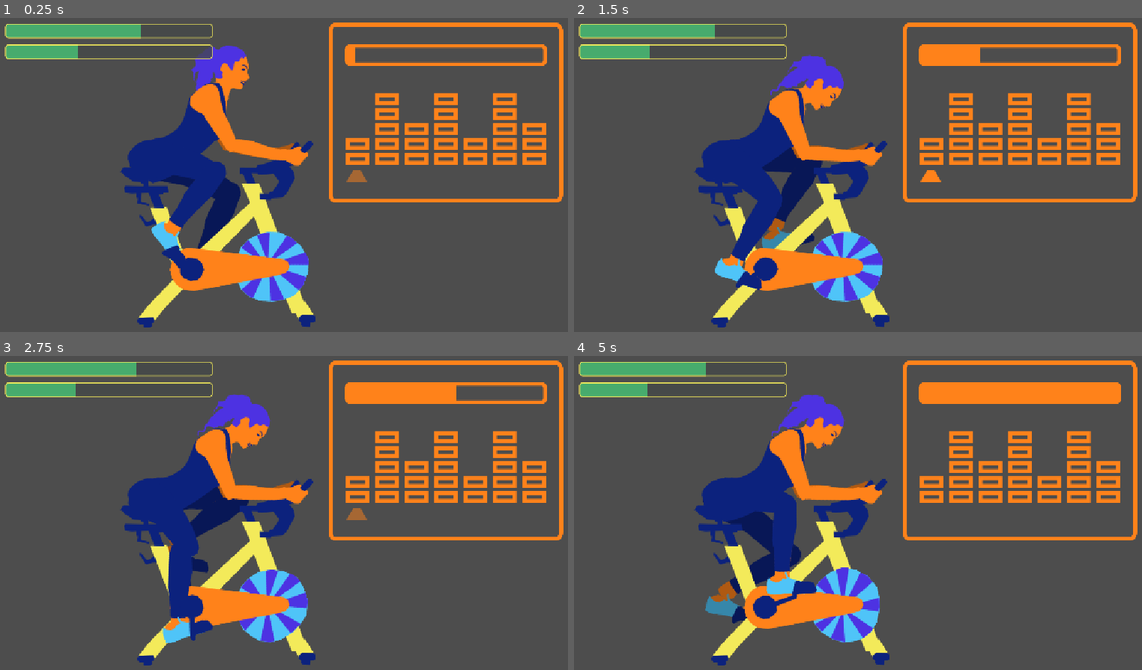
Above: before the commit, frames 1-4 (two rows, left to right).
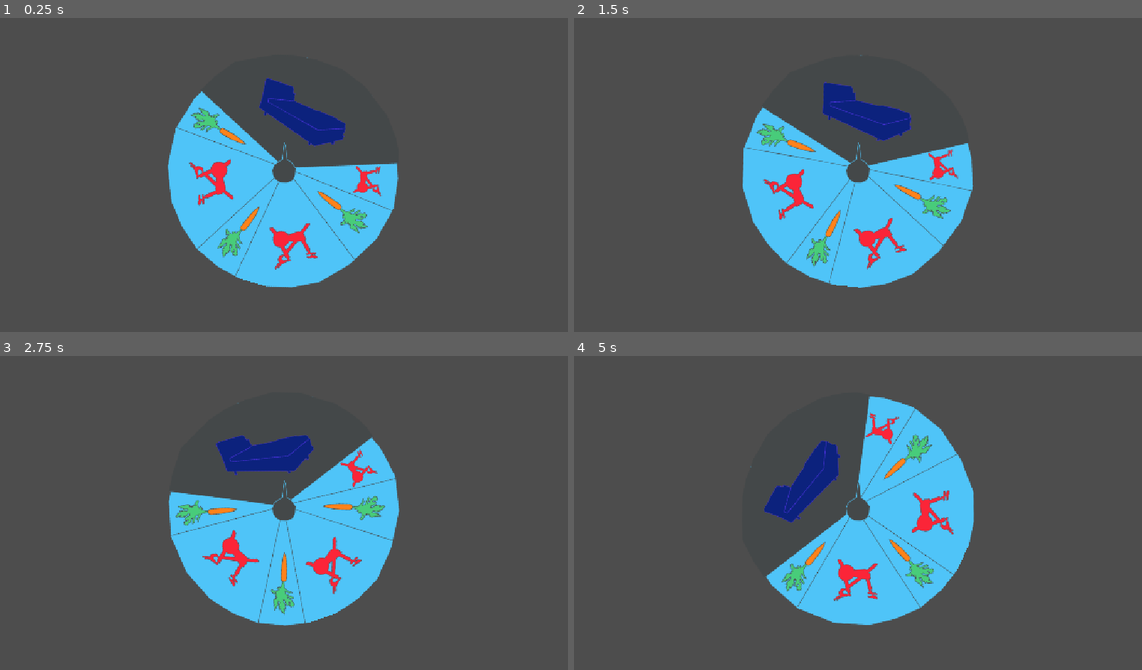
Above: after the commit, the same moments.

Repository: local-minimum/The-Vicious-Cycle
Game: Godot game, scene res://levels/passage_of_time/passage_of_time.tscn
Two runs of this game, one before a commit and one after it. Both use one fixed random seed, a clock stepped at 60 frames per second and the inputs below. Before the commit the project starts from res://levels/spinning/spinning.tscn.
Inputs (mouse positions are in pixels of both pictures, inside the frame that each line leads up to):
- Up to frame 1 (0.25 s): no input
- Up to frame 2 (1.5 s): tap Enter at 0.5 s; move the mouse to (988, 153) at 0.52 s; hold D (pedal_right) 0.53-1.28 s; tap Ctrl at 0.6 s; click (988, 153) at 0.67 s; tap Space at 0.77 s; move the mouse to (738, 187) at 1.27 s; hold S from 1.28 s (still down); tap Q at 1.35 s
- Up to frame 3 (2.75 s): tap Space at 1.52 s; move the mouse to (346, 434) at 2.02 s; release S at 2.03 s; hold D (pedal_right) from 2.03 s (still down); tap Delete at 2.1 s
- Up to frame 4 (5 s): move the mouse to (829, 575) at 2.77 s; release D (pedal_right) at 2.78 s; hold W 2.78-3.53 s; tap E at 2.85 s; click (829, 575) at 2.92 s; tap Space at 3.02, 3.77, 4.52 s; move the mouse to (1039, 560) at 3.52 s; hold A (pedal_left) from 3.53 s (still down); tap Enter at 3.6 s; move the mouse to (676, 459) at 4.27 s; tap Keypad Enter at 4.35 s

The runs differ from the first frame. In frame 1, 30% of the frame differs, in the area x 0-100%, y 1-99%; in frame 2, 31%; in frame 3, 32%; in frame 4, 34%.

Commit message:
Fix time progression troubles

Diff:
--- a/levels/passage_of_time/time_wheel.gd
+++ b/levels/passage_of_time/time_wheel.gd
@@ -33,9 +33,18 @@
     if GlobalStateVicious.time_checkpoint < _PT_WAKUP_FIRST_EXERCISE:
         _wheel.rotation_degrees = _first_day_angle_start
     else:
-        _wheel.rotation_degrees = _checkpoint_time_angles[posmod(GlobalStateVicious.time_checkpoint - 1, 10)]
-    _night_line.visible = false
-    _night_exercise.visible = false
+        _wheel.rotation_degrees = _checkpoint_time_angles[GlobalStateVicious.time_checkpoint]
+
+    if GlobalStateVicious.time_checkpoint == _PT_NIGHT_EXERCISE_OR_SLEEP:
+        _night_line.visible = true
+        _night_exercise.visible = true
+        _night_exercise.rotation = 0
+        _bed.position = _short_sleep_bed.position
+        _bed.rotation = _short_sleep_bed.rotation
+    else:
+        _night_line.visible = false
+        _night_exercise.visible = false
+
     await get_tree().create_timer(_wait_before_next_scene).timeout
     progress_time()
 
@@ -47,7 +56,8 @@
 
     var target_a: float = _checkpoint_time_angles[next_time]
     var delta: float = target_a - _wheel.rotation_degrees
-    if delta < 180:
+
+    if delta < -180:
         delta += 360
     elif delta > 180:
         delta -= 360
@@ -83,7 +93,7 @@
 
         _PT_NIGHT_EXERCISE_OR_SLEEP:
             if _short_sleep:
-                await get_tree().create_timer(_wait_before_next_scene).timeout
+                await get_tree().create_timer(_wait_before_next_scene * 5).timeout
                 get_tree().change_scene_to_file(&"res://levels/spinning/spinning.tscn")
             else:
                 await get_tree().create_timer(_wait_before_next_scene).timeout
--- a/levels/sleeping/bed_room.gd
+++ b/levels/sleeping/bed_room.gd
@@ -53,6 +53,7 @@
     person_sitting.visible = false
     person_sleeping.visible = true
     await get_tree().create_timer(1.5).timeout
+    GlobalStateVicious.time_checkpoint = _PT_SHORT_SLEEP
     get_tree().change_scene_to_file(&"res://levels/passage_of_time/passage_of_time.tscn")
 
 func _animate_waking_up() -> void:
--- a/project.godot
+++ b/project.godot
@@ -11,7 +11,7 @@
 [application]
 
 config/name="The Vicious Cycle"
-run/main_scene="uid://b8inoqmk7krim"
+run/main_scene="uid://cuph6c5ycw0lk"
 config/features=PackedStringArray("4.7", "Forward Plus")
 config/icon="res://icon.svg"
 
--- a/ui/spinning_programs.gd
+++ b/ui/spinning_programs.gd
@@ -16,7 +16,6 @@
         arrow.modulate.a = 0
     visible = true
     _run_step(0)
-    print_debug("Run steps")
 
 func _run_step(step: int) -> void:
     step_progress.value = 0
